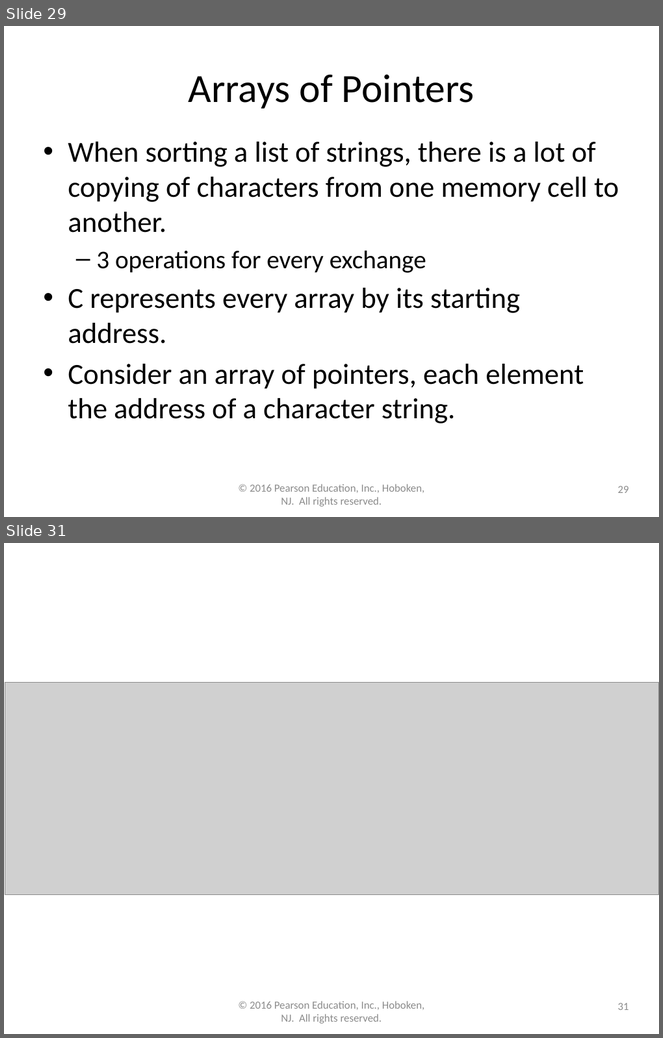
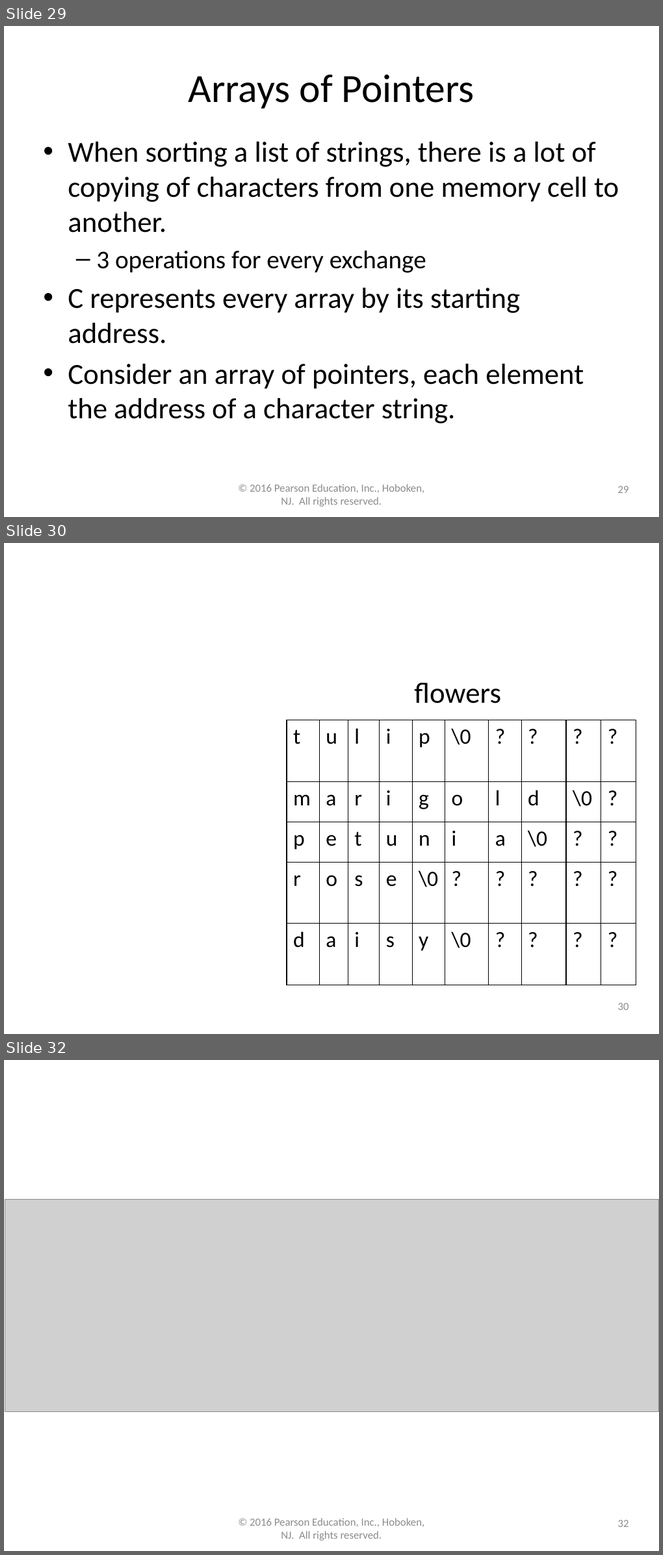
Before and after one commit to lgw2/lgw2.github.io, a slide deck: _teaching/csci112-fall-2023/lectures/ppts/Chapter8.pptx. Shown one above the other, each under a label of ours: slides 29 and 31 before the commit, slides 29, 30 and 32 after it; the slides between them are not shown. The pictures are 663x1038 and 663x1555 pixels, drawn with LibreOffice and Linux fonts; fonts in the diff are those of the drawing; grey boxes stand for pictures. Boxes give left, top, right and bottom in pixels: in the first picture for what was removed or moved away, otherwise in the second. Text is boxed around its words. In the diff, an @@ line names an element or a change of style, - is before the commit and + after.

```diff
--- a/_teaching/csci112-fall-2023/lectures/ppts/Chapter8.pptx
+++ b/_teaching/csci112-fall-2023/lectures/ppts/Chapter8.pptx
@@ slide 30 added at bbox=[4, 543, 659, 1034], background #FFFFFF @@
@@ text added at bbox=[414, 683, 501, 704], 32 pt, text #000000 @@
+flowers
@@ table added at bbox=[286, 720, 636, 985], 5 rows, 10 columns @@
+t | u | l | i | p | \0 | ? | ? | ? | ?
+m | a | r | i | g | o | l | d | \0 | ?
+p | e | t | u | n | i | a | \0 | ? | ?
+r | o | s | e | \0 | ? | ? | ? | ? | ?
+d | a | i | s | y | \0 | ? | ? | ? | ?
@@ page number added at bbox=[618, 1003, 629, 1010], 12 pt, text #8C8C8C @@
+30
@@ what was slide 31 is now slide 32 @@
@@ page number at bbox=[618, 1520, 629, 1527]: text changed @@
-31
+32
```
Also in this commit, not shown: 1 other slide added, 1 slide removed, 1 other file.
